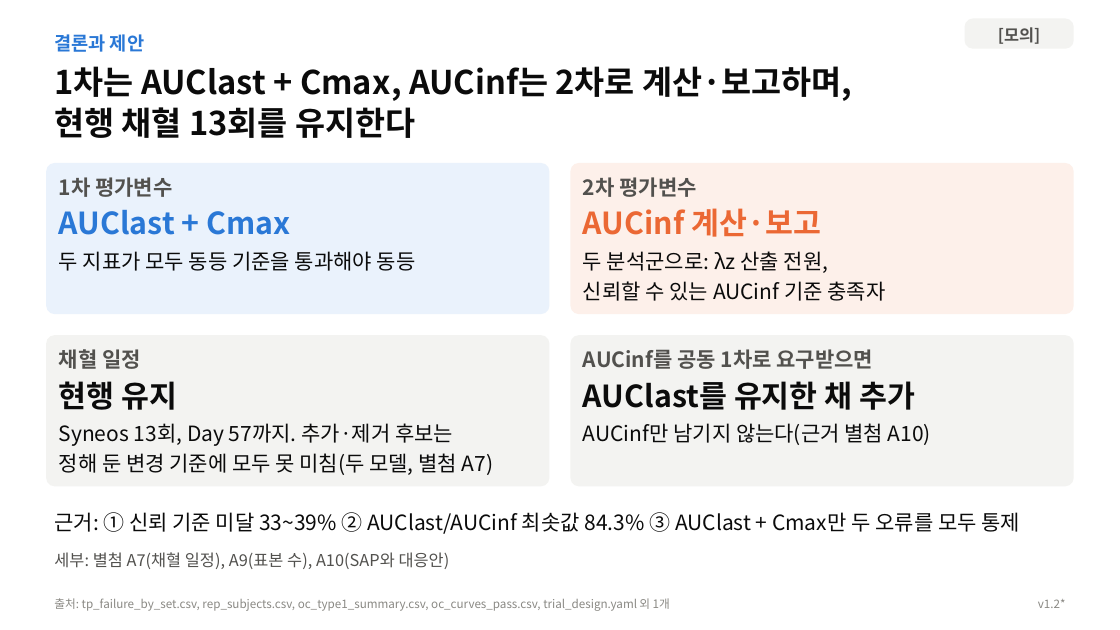
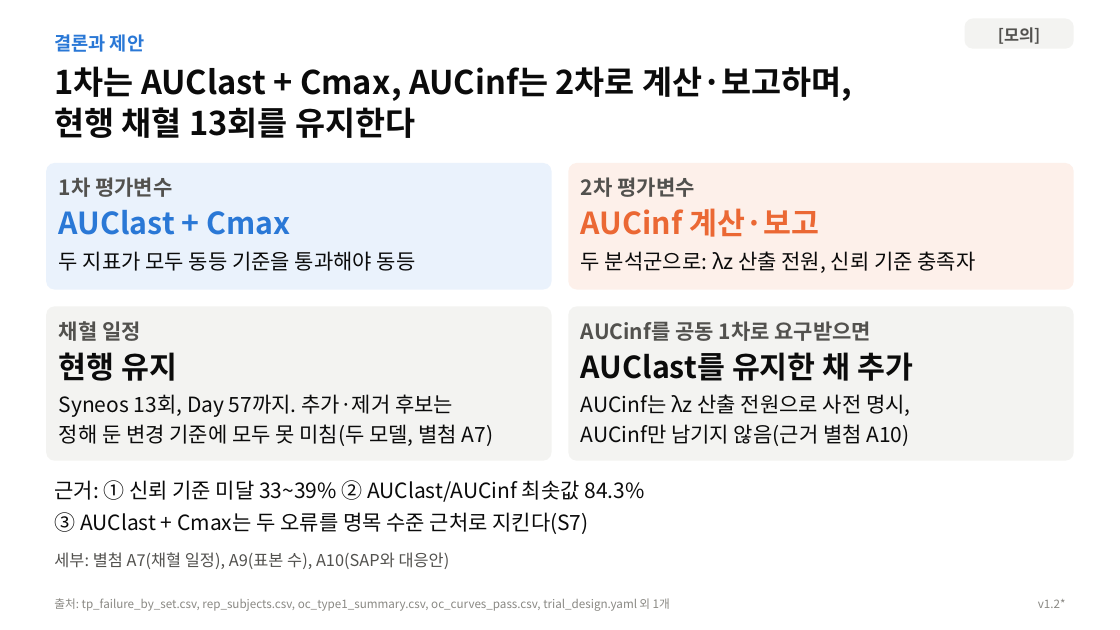
Before and after one commit to DHKQSP/dupilumab-sim, a slide deck: slide 8 of reports/deck/dupilumab_AUCinf_core_deck_v1.2.pptx. Drawn at 1120x630 pixels with LibreOffice and Linux fonts; fonts in the diff are those of the drawing. Boxes give left, top, right and bottom in pixels: in the first picture for what was removed or moved away, otherwise in the second. Text is boxed around its words. In the diff, an @@ line names an element or a change of style, - is before the commit and + after.

```diff
--- a/reports/deck/dupilumab_AUCinf_core_deck_v1.2.pptx
+++ b/reports/deck/dupilumab_AUCinf_core_deck_v1.2.pptx
@@ rounded rectangle "1차 평가변수": place and size @@
-rounded rectangle "1차 평가변수" at box(46, 163, 549, 314)
+rounded rectangle "1차 평가변수" at box(46, 163, 552, 290)
@@ rounded rectangle "2차 평가변수": place and size @@
-rounded rectangle "2차 평가변수" at box(571, 163, 1074, 314)
+rounded rectangle "2차 평가변수" at box(569, 163, 1075, 290)
@@ text in rounded rectangle at box(581, 251, 976, 273): text changed @@
-두 분석군으로: λz 산출 전원,
-신뢰할 수 있는 AUCinf 기준 충족자
+두 분석군으로: λz 산출 전원, 신뢰 기준 충족자
@@ rounded rectangle "채혈 일정": place and size @@
-rounded rectangle "채혈 일정" at box(46, 335, 549, 486)
+rounded rectangle "채혈 일정" at box(46, 307, 552, 461)
@@ proportions changed in 4 elements at box(46, 163, 552, 290), box(46, 307, 552, 461), box(569, 163, 1075, 290), box(569, 307, 1075, 461) @@
@@ rounded rectangle "AUCinf를 공동 1차로 요구받으면": place and size @@
-rounded rectangle "AUCinf를 공동 1차로 요구받으면" at box(571, 335, 1074, 486)
+rounded rectangle "AUCinf를 공동 1차로 요구받으면" at box(569, 307, 1075, 461)
@@ text in rounded rectangle at box(581, 394, 910, 446): text changed @@
-AUCinf만 남기지 않는다(근거 별첨 A10)
+AUCinf는 λz 산출 전원으로 사전 명시,
+AUCinf만 남기지 않음(근거 별첨 A10)
@@ text at box(54, 480, 645, 534): text changed @@
-근거: ① 신뢰 기준 미달 33~39% ② AUClast/AUCinf 최솟값 84.3% ③ AUClast + Cmax만 두 오류를 모두 통제
+근거: ① 신뢰 기준 미달 33~39% ② AUClast/AUCinf 최솟값 84.3%
+③ AUClast + Cmax는 두 오류를 명목 수준 근처로 지킨다(S7)
```
Also in this commit, not shown: 3 other slides changed, 18 other files.
